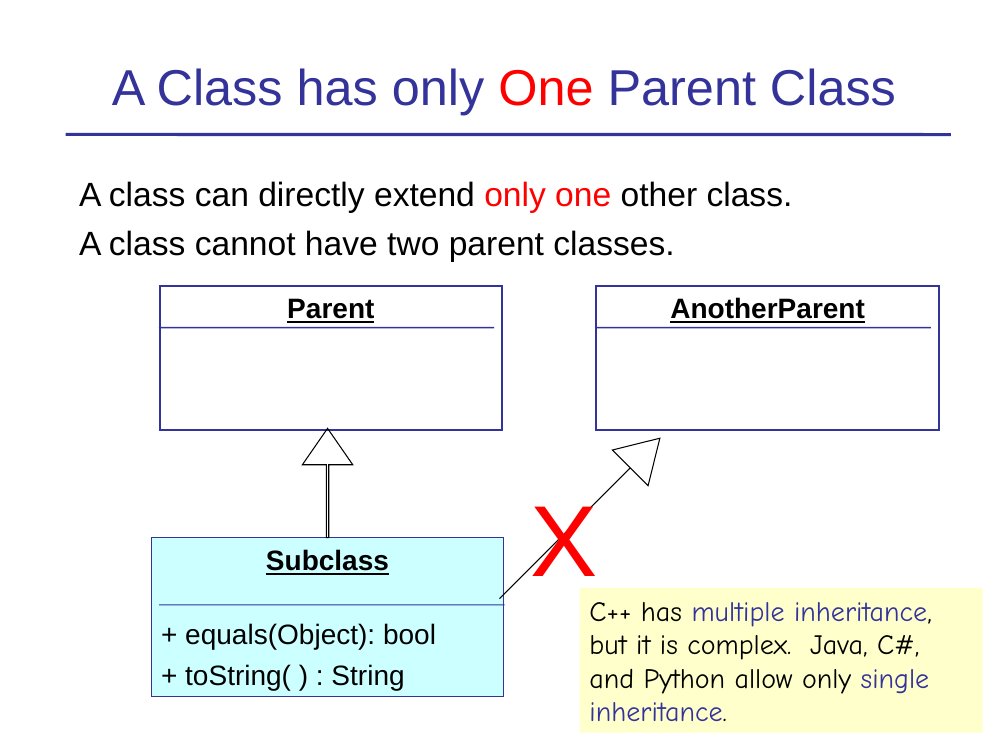
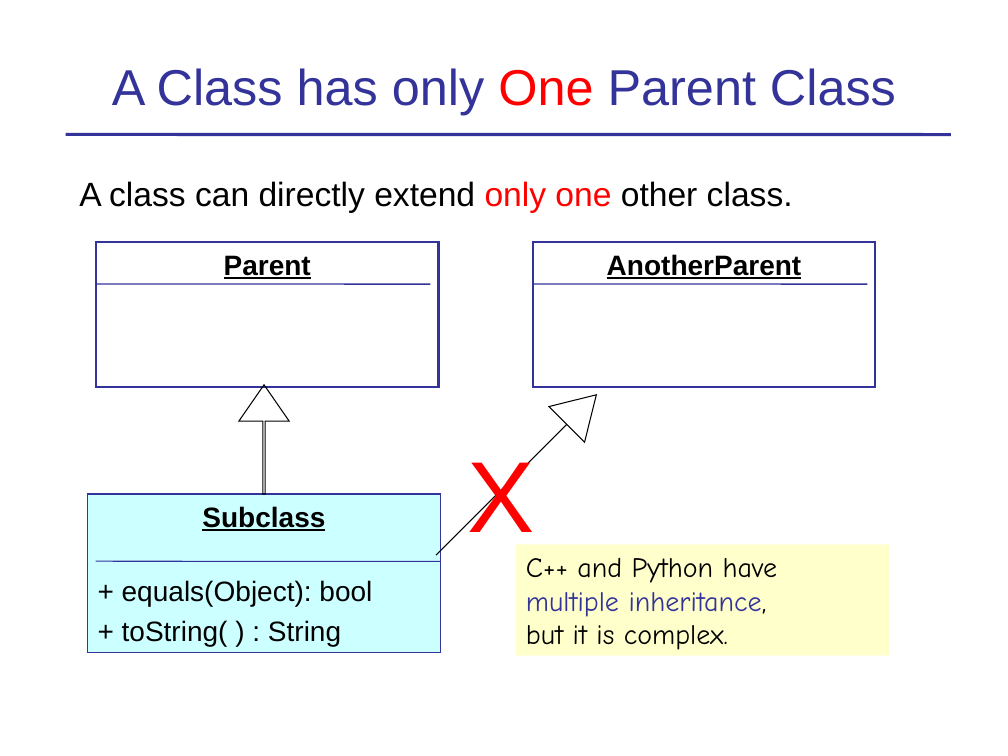
Before and after one commit to skeoop/skeoop.github.io, a slide deck: slide 24 of oop/Inheritance-Basics.ppt (slide 25 before the commit). Drawn at 1008x756 pixels with LibreOffice and Linux fonts; fonts in the diff are those of the drawing. Boxes give left, top, right and bottom in pixels: in the first picture for what was removed or moved away, otherwise in the second. Text is boxed around its words. In the diff, an @@ line names an element or a change of style, - is before the commit and + after.

Commit message:
update inheritance slides, minor edit to Lab1

```diff
--- a/oop/Inheritance-Basics.ppt
+++ b/oop/Inheritance-Basics.ppt
@@ text at (79, 230, 674, 262): paragraph removed @@
-A class cannot have two parent classes.
@@ 3 rectangles, 3 lines, 2 up arrows, 1 text: place and size @@
-3 rectangles, 3 lines, 2 up arrows, 1 text at (151, 285, 939, 697)
+3 rectangles, 3 lines, 2 up arrows, 1 text at (88, 242, 876, 653)
@@ rectangle "C++ and Python have multiple ...": place and size @@
-rectangle "C++ and Python have multiple ..." at (580, 588, 983, 733)
+rectangle "C++ and Python have multiple ..." at (516, 544, 889, 655)
@@ text in rectangle at (526, 558, 778, 650): text changed @@
-C++ has multiple inheritance, but it is complex. Java, C#, and Python allow only single inheritance.
+C++ and Python have multiple inheritance,
+but it is complex.
```
Also in this commit, not shown: 25 other slides changed, 1 slide added, 4 slides removed, 5 other files.
